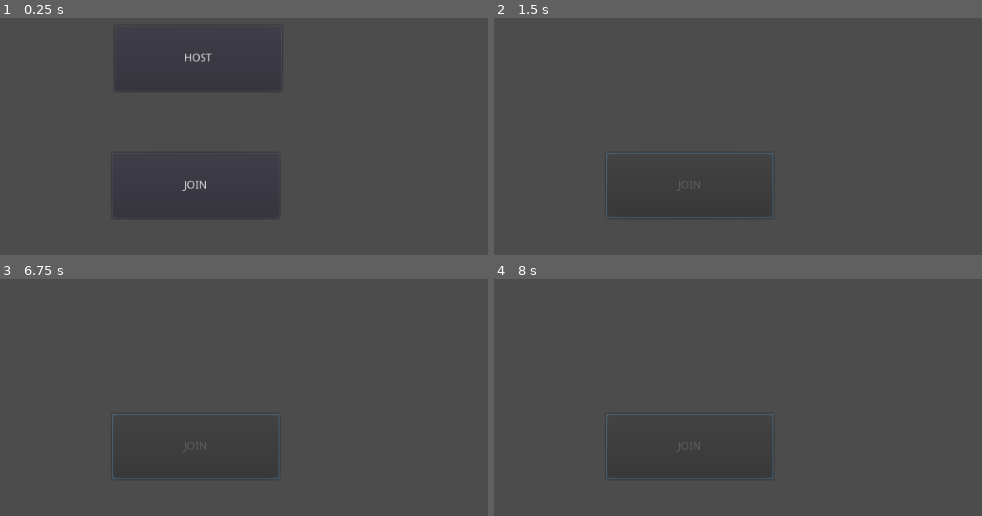
Above: before the commit, frames 1-4 (two rows, left to right).
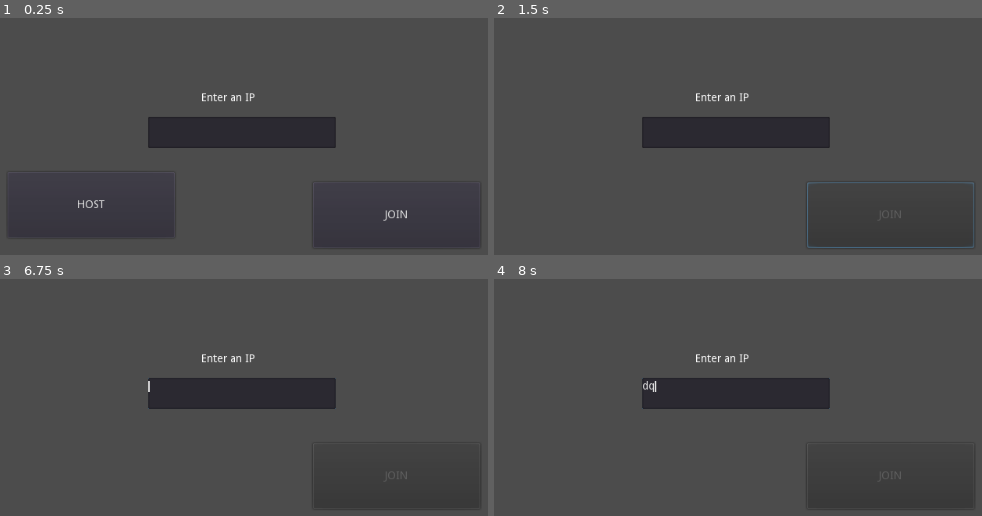
Above: after the commit, the same moments.

Repository: bigdavisc/ProjectTesseract
Game: Godot game, scene res://Lobby.tscn
Same seed, same stepped clock (60 frames per second), same inputs: the game is played once before the commit and once after it. This scene is started directly instead of the project's main scene.
Inputs (mouse positions are in pixels of both pictures, inside the frame that each line leads up to):
- Up to frame 1 (0.25 s): no input
- Up to frame 2 (1.5 s): click "HOST" at 0.5 s; click "JOIN" at 1.25 s
- Up to frame 3 (6.75 s): move the mouse to (400, 371) at 2.02 s; hold D (strafe_right) 2.03-2.78 s; click (400, 371) at 2.1 s; move the mouse to (63, 418) at 2.77 s; hold S (move_backward) 2.78-3.53 s; tap Q at 2.85, 4.35, 5.85 s; move the mouse to (302, 293) at 3.52 s; hold D (strafe_right) 3.53-4.28 s; click (302, 293) at 3.6 s; move the mouse to (185, 487) at 4.27 s; hold W (move_forward) 4.28-5.03 s; move the mouse to (463, 466) at 5.02 s; hold A (strafe_left) 5.03-6.53 s; click (463, 466) at 5.1 s; move the mouse to (outside the picture) at 5.77 s; move the mouse to (263, 395) at 6.52 s; hold S (move_backward) from 6.53 s (still down); click (263, 395) at 6.6 s
- Up to frame 4 (8 s): move the mouse to (outside the picture) at 7.27 s; release S (move_backward) at 7.28 s; hold D (strafe_right) from 7.28 s (still down); tap Q at 7.35 s

The runs differ from the first frame. In frame 1, 6.0% of the frame differs, in the area x 3-97%, y 14-97%; in frame 2, 5.8%; in frame 3, 5.4%; in frame 4, 5.4%.
Error before the commit: Parse Error: The member "position" already exists in a parent class. (res://Entities/Player/Player.gd:14)

Commit message:
Add a textfield for the port

Diff:
--- a/Entities/Player/Player.gd
+++ b/Entities/Player/Player.gd
@@ -11,7 +11,6 @@
 var gravity = 20  #Will be changed by plane Player exists on
 
 var input_velocity = Vector2()
-var position = 0
 var vertical_velocity = 0
 var bullet_scene = load("res://Entities/Weapons/Bullet.tscn")
 
--- a/Entities/Player/Player.tscn
+++ b/Entities/Player/Player.tscn
@@ -13,12 +13,11 @@
 script = ExtResource( 1 )
 
 [node name="CollisionShape" type="CollisionShape" parent="."]
-transform = Transform( 0.5, 0, 0, 0, -2.18557e-08, -0.5, 0, 0.5, -2.18557e-08, 0.051733, 0.0850935, 0.118549 )
+transform = Transform( 0.5, 0, 0, 0, -2.18557e-008, -0.5, 0, 0.5, -2.18557e-008, 0.051733, 0.0850935, 0.118549 )
 shape = SubResource( 1 )
 
 [node name="MeshInstance" type="MeshInstance" parent="."]
 transform = Transform( 0.5, 0, 0, 0, 0.5, 0, 0, 0, 0.5, 0, 0, 0 )
-layers = 2
 mesh = ExtResource( 2 )
 material/0 = null
 
@@ -28,9 +27,9 @@
 far = 150.0
 
 [node name="Gun" type="MeshInstance" parent="Camera"]
-transform = Transform( -0.1, 0, -8.74228e-09, 0, 0.1, 0, 8.74228e-09, 0, -0.1, 0.560281, -0.868109, -1.45996 )
+transform = Transform( -0.1, 0, -8.74228e-009, 0, 0.1, 0, 8.74228e-009, 0, -0.1, 0.560281, -0.868109, -1.45996 )
 mesh = ExtResource( 3 )
 material/0 = null
 
 [node name="BulletSpawn" type="Position3D" parent="Camera/Gun"]
-transform = Transform( 1, 0, 3.55271e-14, 0, 1, 0, -3.55271e-14, 0, 1, 0.0116198, 2.14624, 13.5259 )
+transform = Transform( 1, 0, 3.55271e-014, 0, 1, 0, -3.55271e-014, 0, 1, 0.0116198, 2.14624, 13.5259 )
--- a/Game.gd
+++ b/Game.gd
@@ -1,14 +1,16 @@
 extends Spatial
 
 func _ready():
-	#Create outself first
+	#Create ourself first
 	var thisPlayer = preload("res://Entities/Player/Player.tscn").instance()
 	thisPlayer.set_name(str(get_tree().get_network_unique_id()))
 	thisPlayer.set_network_master(get_tree().get_network_unique_id())
+	thisPlayer.get_mesh().layers = 2
 	add_child(thisPlayer)
 
 	#Create other player
 	var otherPlayer = preload("res://Entities/Player/Player.tscn").instance()
 	otherPlayer.set_name(str(globals.otherPlayerId))
 	otherPlayer.set_network_master(globals.otherPlayerId)
+	otherPlayer.get_mesh().layers = 1
 	add_child(otherPlayer)
--- a/Game.tscn
+++ b/Game.tscn
@@ -1,51 +1,9 @@
 [gd_scene load_steps=3 format=2]
 
 [ext_resource path="res://Game.gd" type="Script" id=1]
-[ext_resource path="res://Maps/Green/GreenMap.tscn" type="PackedScene" id=2]
-[ext_resource path="res://Entities/Portal/Portal.tscn" type="PackedScene" id=3]
-[ext_resource path="res://Entities/Player/Player.tscn" type="PackedScene" id=1]
 [ext_resource path="res://Maps/Facility/map-Facility.tscn" type="PackedScene" id=2]
 
 [node name="Game" type="Spatial"]
 script = ExtResource( 1 )
 
-[node name="GreenMap" parent="." instance=ExtResource( 2 )]
-editor/display_folded = true
-
-[node name="Geometry" parent="GreenMap" index="0"]
-editor/display_folded = true
-
-[node name="Floor" parent="GreenMap/Geometry" index="0"]
-editor/display_folded = false
-
-[node name="Portals" parent="GreenMap" index="1"]
-editor/display_folded = true
-
-[node name="PortalA" parent="GreenMap/Portals" index="0" instance=ExtResource( 3 )]
-transform = Transform( 1.31134e-007, 0, -1, 0, 1, 0, 1, 0, 1.31134e-007, -14, 2, 10 )
-connectedPortal = "PortalC"
-
-[node name="PortalB" parent="GreenMap/Portals" index="1" instance=ExtResource( 3 )]
-transform = Transform( 1.31134e-007, 0, -1, 0, 1, 0, 1, 0, 1.31134e-007, -12, 2, -9 )
-connectedPortal = "PortalD"
-
-[node name="GreenMap2" parent="." instance=ExtResource( 2 )]
-editor/display_folded = true
-transform = Transform( -1, 0, -8.74228e-008, 0, 1, 0, 8.74228e-008, 0, -1, 70.9995, -14, 0 )
-
-[node name="Floor" parent="GreenMap2/Geometry" index="0"]
-editor/display_folded = false
-
-[node name="PortalC" parent="GreenMap2/Portals" index="0" instance=ExtResource( 3 )]
-transform = Transform( 1.31134e-007, 0, -1, 0, 1, 0, 1, 0, 1.31134e-007, -13, 2, -11 )
-connectedPortal = "PortalA"
-
-[node name="PortalD" parent="GreenMap2/Portals" index="1" instance=ExtResource( 3 )]
-transform = Transform( 2.60771e-007, 0, -1, 0, 1, 0, 1, 0, 2.60771e-007, -13, 2, 15 )
-connectedPortal = "PortalB"
-
-[editable path="GreenMap"]
-
-[editable path="GreenMap2"]
-
 [node name="map-Facility" parent="." instance=ExtResource( 2 )]
--- a/Lobby.gd
+++ b/Lobby.gd
@@ -9,7 +9,7 @@
 
 var players = { }
 var self_data = { name = '', position = Vector3(360, 180, 0)}
-var goalIP = "10.0.0.231"
+var goalIP = "127.0.0.1"
 # Called when the node enters the scene tree for the first time.
 func _ready():
 	get_tree().connect("network_peer_connected", self, "_player_connected")
@@ -23,7 +23,8 @@
 	hide()
 
 func _on_buttonHost_pressed():
-	print("Hosting network")
+	print("Hosting network with IP: " + str(goalIP))
+	print("Server is on port: " + str(DEFAULT_PORT))
 	var host = NetworkedMultiplayerENet.new()
 	var res = host.create_server(DEFAULT_PORT, MAX_PLAYERS)
 	if res != OK:
@@ -41,3 +42,7 @@
 	get_tree().set_network_peer(host)
 	$buttonHost.hide()
 	$buttonJoin.disabled = true
+
+func _on_PortValue_text_changed():
+	goalIP = $PortValue.text
+	print(str(goalIP))
--- a/Lobby.tscn
+++ b/Lobby.tscn
@@ -6,17 +6,31 @@
 script = ExtResource( 1 )
 
 [node name="buttonJoin" type="Button" parent="."]
-margin_left = 369.298
-margin_top = 324.078
-margin_right = 583.298
-margin_bottom = 408.078
+margin_left = 625.868
+margin_top = 362.36
+margin_right = 839.868
+margin_bottom = 446.36
 text = "JOIN"
 
 [node name="buttonHost" type="Button" parent="."]
-margin_left = 372.313
-margin_top = 161.285
-margin_right = 586.313
-margin_bottom = 245.285
+margin_left = 234.661
+margin_top = 349.436
+margin_right = 448.661
+margin_bottom = 433.436
 text = "HOST"
+
+[node name="PortValue" type="TextEdit" parent="."]
+margin_left = 414.584
+margin_top = 277.747
+margin_right = 654.584
+margin_bottom = 317.747
+
+[node name="Label" type="Label" parent="."]
+margin_left = 483.003
+margin_top = 246.796
+margin_right = 600.003
+margin_bottom = 285.796
+text = "Enter an IP"
 [connection signal="pressed" from="buttonJoin" to="." method="_on_buttonJoin_pressed"]
 [connection signal="pressed" from="buttonHost" to="." method="_on_buttonHost_pressed"]
+[connection signal="text_changed" from="PortValue" to="." method="_on_PortValue_text_changed"]
--- a/Network.gd
+++ /dev/null
@@ -1,59 +0,0 @@
-extends Node
-
-# Declare member variables here. Examples:
-# var a = 2
-# var b = "text"
-const DEFAULT_IP = "10.0.0.241" #IP
-const DEFAULT_PORT = 25565
-const MAX_PLAYERS = 20
-
-var players = { }
-var self_data = { name = '', position = Vector3(360, 180, 0)}
-# Called when the node enters the scene tree for the first time.
-func _ready():
-	get_tree().connect('network_peer_disconnected', self, '_player_disconnected')
-
-func create_server(player_nickname):
-	self_data.name = player_nickname
-	players[1] = self_data
-	var peer = NetworkedMultiplayerENet.new()
-	peer.create_server(DEFAULT_PORT, MAX_PLAYERS)
-	get_tree().set_network_peer(peer)
-
-func connect_to_server(player_nickname):
-	self_data.name = player_nickname
-	print("Run get_tree.connect")
-	get_tree().connect('connected_to_server', self, '_connected_to_server')
-	var peer = NetworkedMultiplayerENet.new()
-	peer.create_client(DEFAULT_IP, DEFAULT_PORT)
-	get_tree().set_network_peer(peer)
-
-func _connected_to_server():
-	print("_connected_to_server has run")
-	players[get_tree().get_network_unique_id()] = self_data
-	rpc('_send_player_info', get_tree().get_network_unique_id(), self_data)
-
-
-func _player_connected(id):
-	print('Player connected: ' + str(id))
-
-func _player_disconnected(id):
-	#TODO: Remove player from game scene
-	print('Player disconnected: ' + str(id))
-	players.erase(id)
-
-
-remote func _send_player_info(id, info):
-	if get_tree().is_network_server():
-		for peer_id in players:
-			rpc_id(id, '_send_player_info', peer_id, players[peer_id])
-	players[id] = info
-
-	var new_player = load('res://Entities/Player/Player.tscn').instance() #Path to player object
-	new_player.name = str(id)
-	new_player.set_network_master(id)
-	get_tree().get_root().add_child(new_player)
-	new_player.init(info.name, info.position, true)
-
-func update_position(id, position):
-	players[id].position = position
--- a/World.gd
+++ b/World.gd
@@ -1,7 +1,7 @@
 extends Spatial
 
 func _ready():
-	#Create outself first
+	#Create ourself first
 	var thisPlayer = preload("res://Entities/Player/Player.tscn").instance()
 	thisPlayer.set_name(str(get_tree().get_network_unique_id()))
 	thisPlayer.set_network_master(get_tree().get_network_unique_id())
